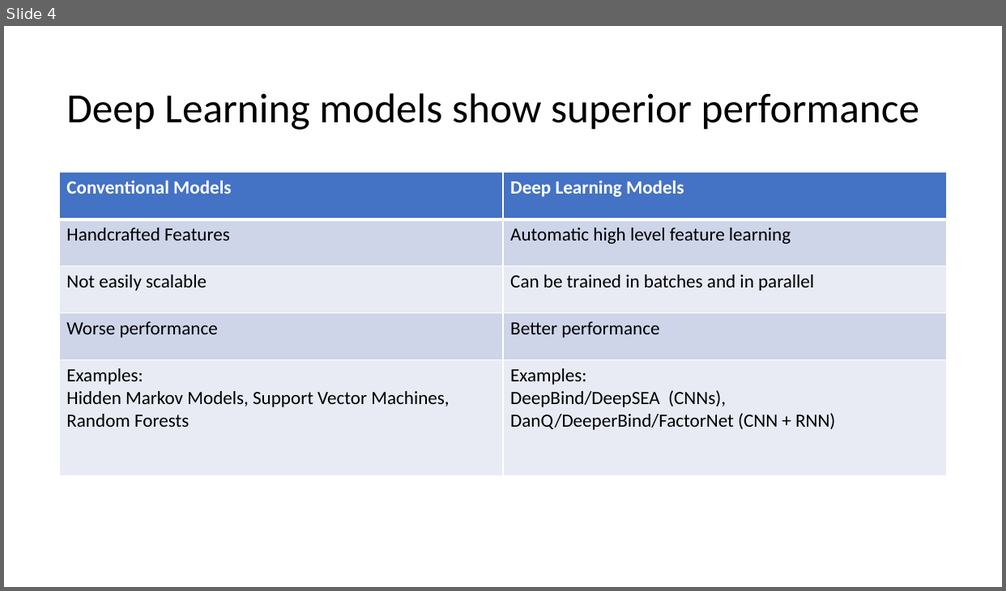
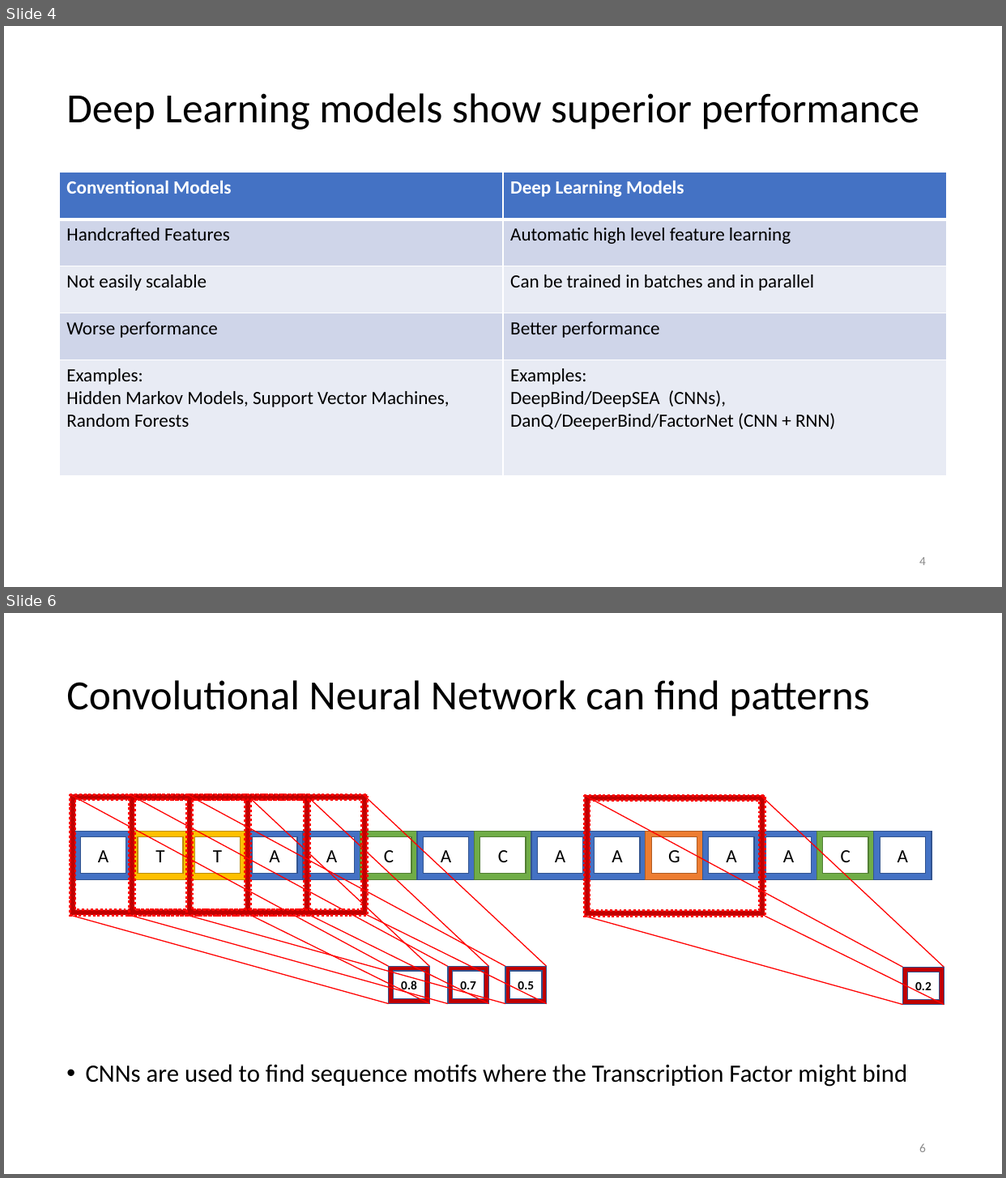
Before and after one commit to deeprob/JournalClub, a slide deck: Sep21/DeepGRN_092121.pptx. Shown one above the other, each under a label of ours: slide 4 before the commit, slides 4 and 6 after it; the slides between them are not shown. The pictures are 1006x591 and 1006x1178 pixels, drawn with LibreOffice and Linux fonts; fonts in the diff are those of the drawing. Boxes give left, top, right and bottom in pixels: in the first picture for what was removed or moved away, otherwise in the second. Text is boxed around its words. In the diff, an @@ line names an element or a change of style, - is before the commit and + after.

```diff
--- a/Sep21/DeepGRN_092121.pptx
+++ b/Sep21/DeepGRN_092121.pptx
@@ slide 6 added at (x1=4, y1=613, x2=1002, y2=1174), background #FFFFFF @@
@@ title added at (x1=66, y1=680, x2=869, y2=717), 40 pt, text #000000 @@
+Convolutional Neural Network can find patterns
@@ group added at (x1=74, y1=831, x2=931, y2=879): 15 frames @@
+A
+T
+T
+A
+A
+C
+A
+C
+A
+A
+G
+A
+A
+C
+A
@@ group added at (x1=70, y1=795, x2=430, y2=1003): 4 lines, 2 frames @@
+0.8
@@ group added at (x1=129, y1=795, x2=489, y2=1003): 4 lines, 2 frames @@
+0.7
@@ group added at (x1=187, y1=795, x2=547, y2=1003): 4 lines, 2 frames @@
+0.5
@@ group added at (x1=584, y1=796, x2=944, y2=1004): 4 lines, 2 frames @@
+0.2
@@ text added at (x1=86, y1=1064, x2=908, y2=1087), 24 pt, text #000000 @@
+• CNNs are used to find sequence motifs where the Transcription Factor might bind
@@ page number added at (x1=919, y1=1144, x2=926, y2=1152), 12 pt, text #8C8C8C @@
+6
@@ slide 4 changed as well @@
@@ page number added at (x1=919, y1=557, x2=926, y2=565), 12 pt, text #8C8C8C @@
+4
```
Also in this commit, not shown: 17 other slides changed, 2 other slides added, 3 slides removed, 2 other files.
